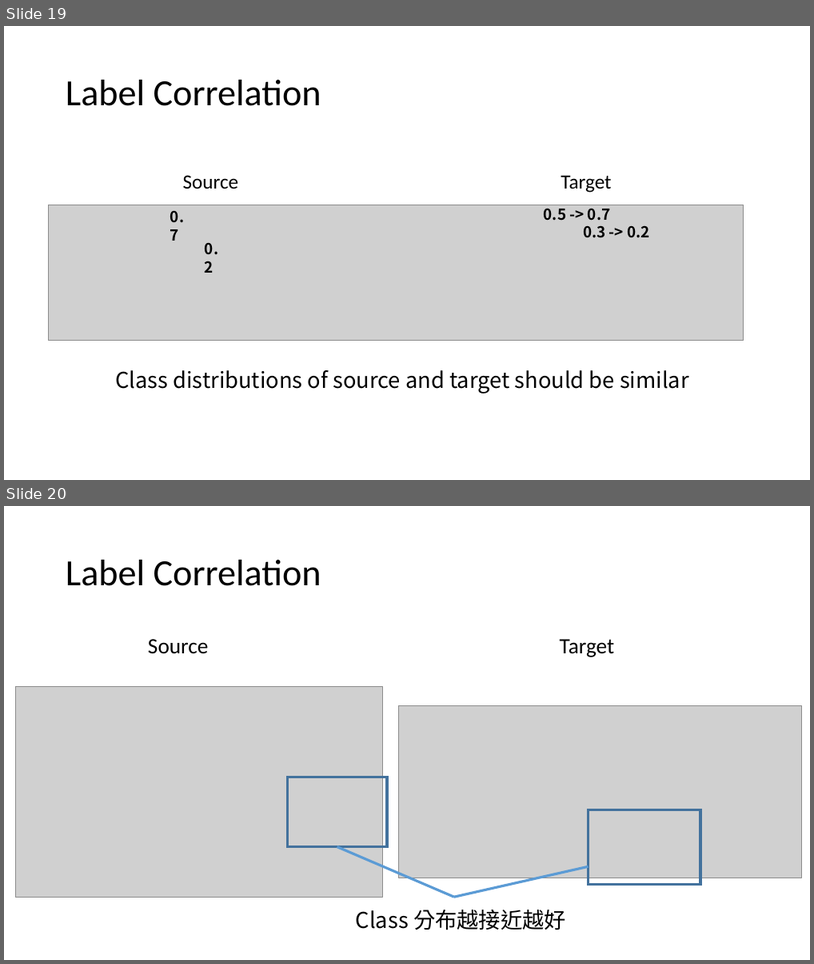
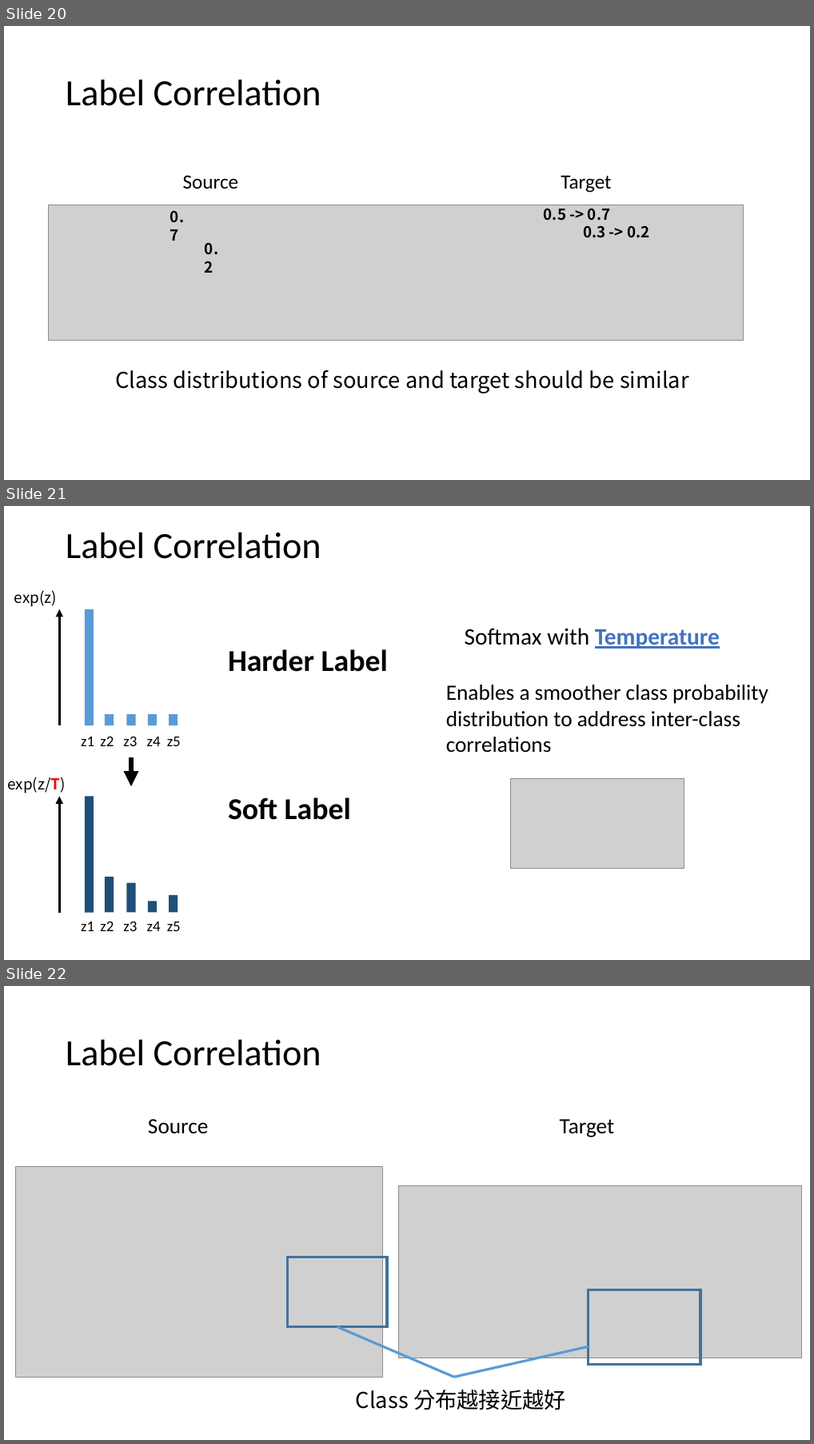
Before and after one commit to alicebook12220/yolov4_python, a slide deck: DA.pptx. Shown one above the other, each under a label of ours: slides 19 and 20 before the commit, slides 20, 21 and 22 after it. The pictures are 814x964 and 814x1444 pixels, drawn with LibreOffice and Linux fonts; fonts in the diff are those of the drawing; grey boxes stand for pictures. Boxes give left, top, right and bottom in pixels: in the first picture for what was removed or moved away, otherwise in the second. Text is boxed around its words. In the diff, an @@ line names an element or a change of style, - is before the commit and + after.

```diff
--- a/DA.pptx
+++ b/DA.pptx
@@ slide 21 added at <box>4,506,810,960</box>, background #FFFFFF @@
@@ title added at <box>66,532,322,559</box>, 44 pt, text #000000 @@
+Label Correlation
@@ text added at <box>14,590,57,607</box>, 18 pt, text #000000 @@
+exp(z)
@@ arrow added from (60, 725) to (60, 609), #000000 3 pt @@
@@ rectangle added at <box>85,609,94,725</box>, fill #5B9BD5 @@
@@ text added at <box>228,649,388,672</box>, 36 pt, text #000000, bold @@
+Harder Label
@@ text added at <box>465,628,720,648</box>, 28 pt, text #000000 @@
+Softmax with Temperature
@@ text added at <box>446,684,769,752</box>, 26 pt, text #000000 @@
+Enables a smoother class probability
+distribution to address inter-class
+correlations
@@ rectangle added at <box>105,714,114,725</box>, fill #5B9BD5 @@
@@ rectangle added at <box>127,714,136,725</box>, fill #5B9BD5 @@
@@ rectangle added at <box>148,714,157,725</box>, fill #5B9BD5 @@
@@ rectangle added at <box>169,714,178,725</box>, fill #5B9BD5 @@
@@ text added at <box>81,736,94,746</box>, 18 pt, text #000000 @@
+z1
@@ text added at <box>100,736,114,746</box>, 18 pt, text #000000 @@
+z2
@@ text added at <box>123,736,137,746</box>, 18 pt, text #000000 @@
+z3
@@ text added at <box>147,736,161,746</box>, 18 pt, text #000000 @@
+z4
@@ text added at <box>167,736,181,746</box>, 18 pt, text #000000 @@
+z5
@@ arrow added from (131, 757) to (131, 786), #000000 6 pt @@
@@ text added at <box>7,776,65,793</box>, 18 pt, text #000000 @@
+exp(z/T)
@@ picture added at <box>511,778,684,868</box> @@
@@ arrow added from (60, 912) to (60, 796), #000000 3 pt @@
@@ rectangle added at <box>85,796,94,912</box>, fill #1F4E79 @@
@@ text added at <box>228,797,351,820</box>, 36 pt, text #000000, bold @@
+Soft Label
@@ rectangle added at <box>105,876,114,912</box>, fill #1F4E79 @@
@@ rectangle added at <box>127,883,136,912</box>, fill #1F4E79 @@
@@ rectangle added at <box>148,901,157,912</box>, fill #1F4E79 @@
@@ rectangle added at <box>169,895,178,912</box>, fill #1F4E79 @@
@@ text added at <box>81,921,94,931</box>, 18 pt, text #000000 @@
+z1
@@ text added at <box>100,920,114,931</box>, 18 pt, text #000000 @@
+z2
@@ text added at <box>123,920,137,931</box>, 18 pt, text #000000 @@
+z3
@@ text added at <box>147,921,161,931</box>, 18 pt, text #000000 @@
+z4
@@ text added at <box>167,921,181,931</box>, 18 pt, text #000000 @@
+z5
@@ what was slide 19 is now slide 20 @@
@@ what was slide 20 is now slide 22 @@
```
Also in this commit, not shown: 13 slides changed, 3 other slides added.
